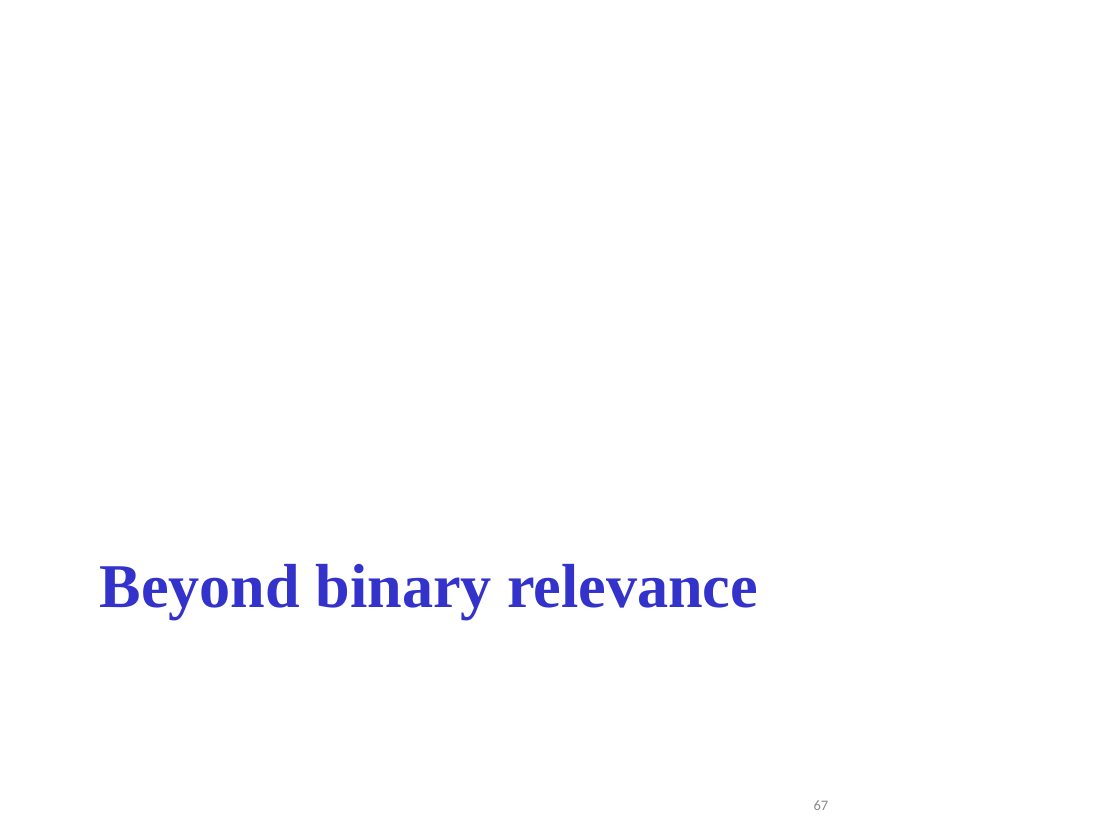
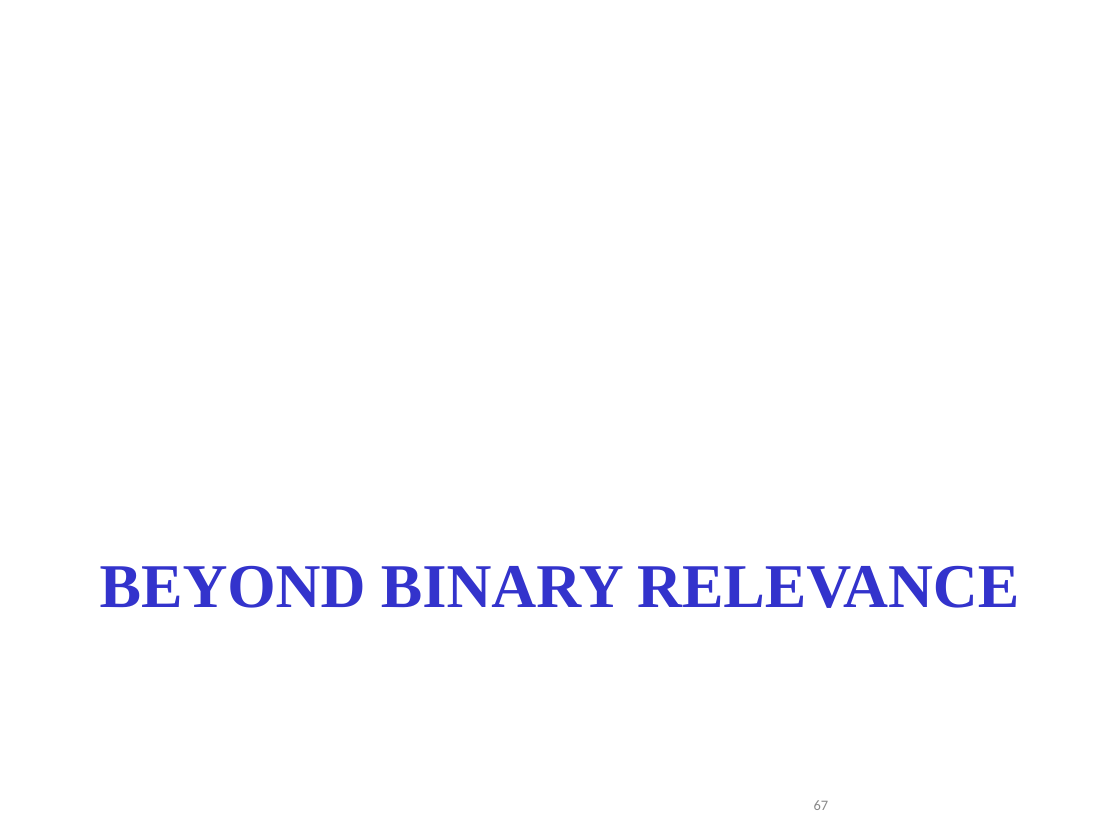
Before and after one commit to zhengxq27/Junoir_study_last, a slide deck: slide 67 of 数据挖掘/课件/retrieval-evaluation.ppt. Drawn at 1120x840 pixels with LibreOffice and Linux fonts; fonts in the diff are those of the drawing. Boxes give left, top, right and bottom in pixels: in the first picture for what was removed or moved away, otherwise in the second. Text is boxed around its words. In the diff, an @@ line names an element or a change of style, - is before the commit and + after.

```diff
--- a/数据挖掘/课件/retrieval-evaluation.ppt
+++ b/数据挖掘/课件/retrieval-evaluation.ppt
@@ title at box(100, 566, 1019, 608): text changed @@
-Beyond binary relevance
+BEYOND BINARY RELEVANCE
```
Also in this commit, not shown: 3 other slides changed, 1 other file.
